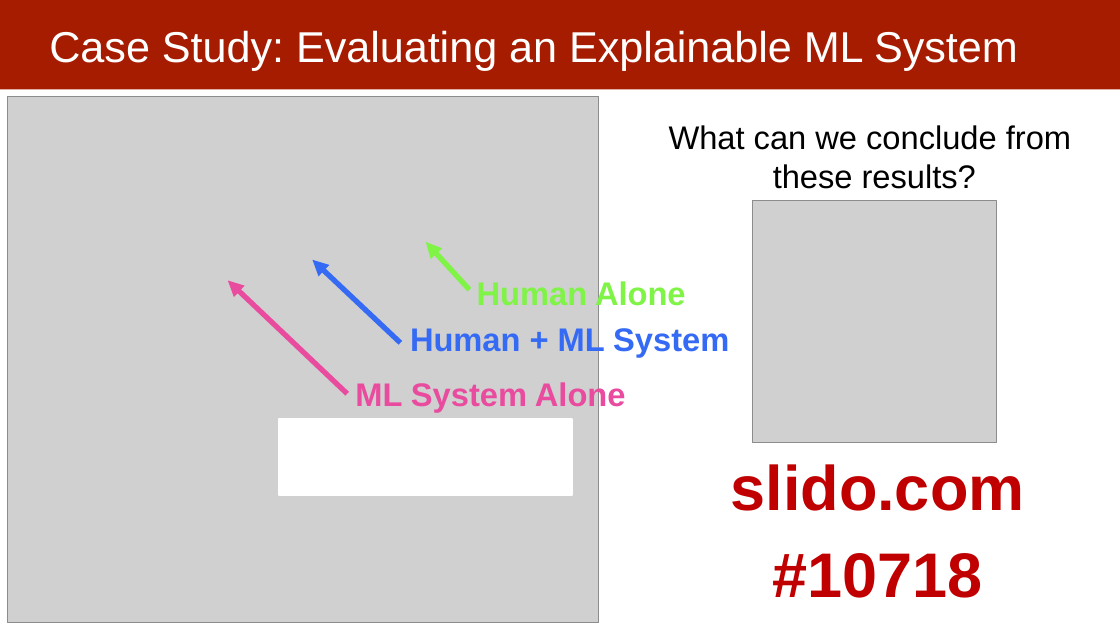
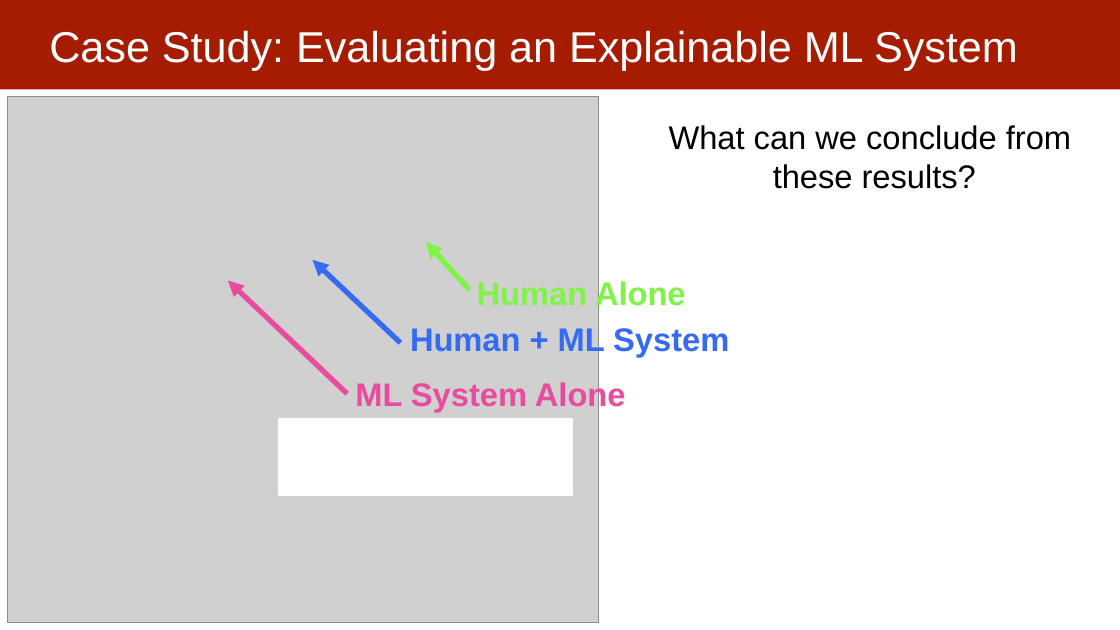
Before and after one commit to dssg/MLinPractice, a slide deck: slide 25 of Lectures/Lecture13-InterpretabilityOverview.pptx (slide 28 before the commit). Drawn at 1120x630 pixels with LibreOffice and Linux fonts; fonts in the diff are those of the drawing; grey boxes stand for pictures. Boxes give left, top, right and bottom in pixels: in the first picture for what was removed or moved away, otherwise in the second. Text is boxed around its words. In the diff, an @@ line names an element or a change of style, - is before the commit and + after.

```diff
--- a/Lectures/Lecture13-InterpretabilityOverview.pptx
+++ b/Lectures/Lecture13-InterpretabilityOverview.pptx
@@ picture removed at [753, 200, 996, 443] @@
@@ text removed at [731, 464, 1025, 598] @@
-slido.com
-#10718
```
Also in this commit, not shown: 2 other slides changed, 1 slide added, 1 slide removed, 3 other files.
